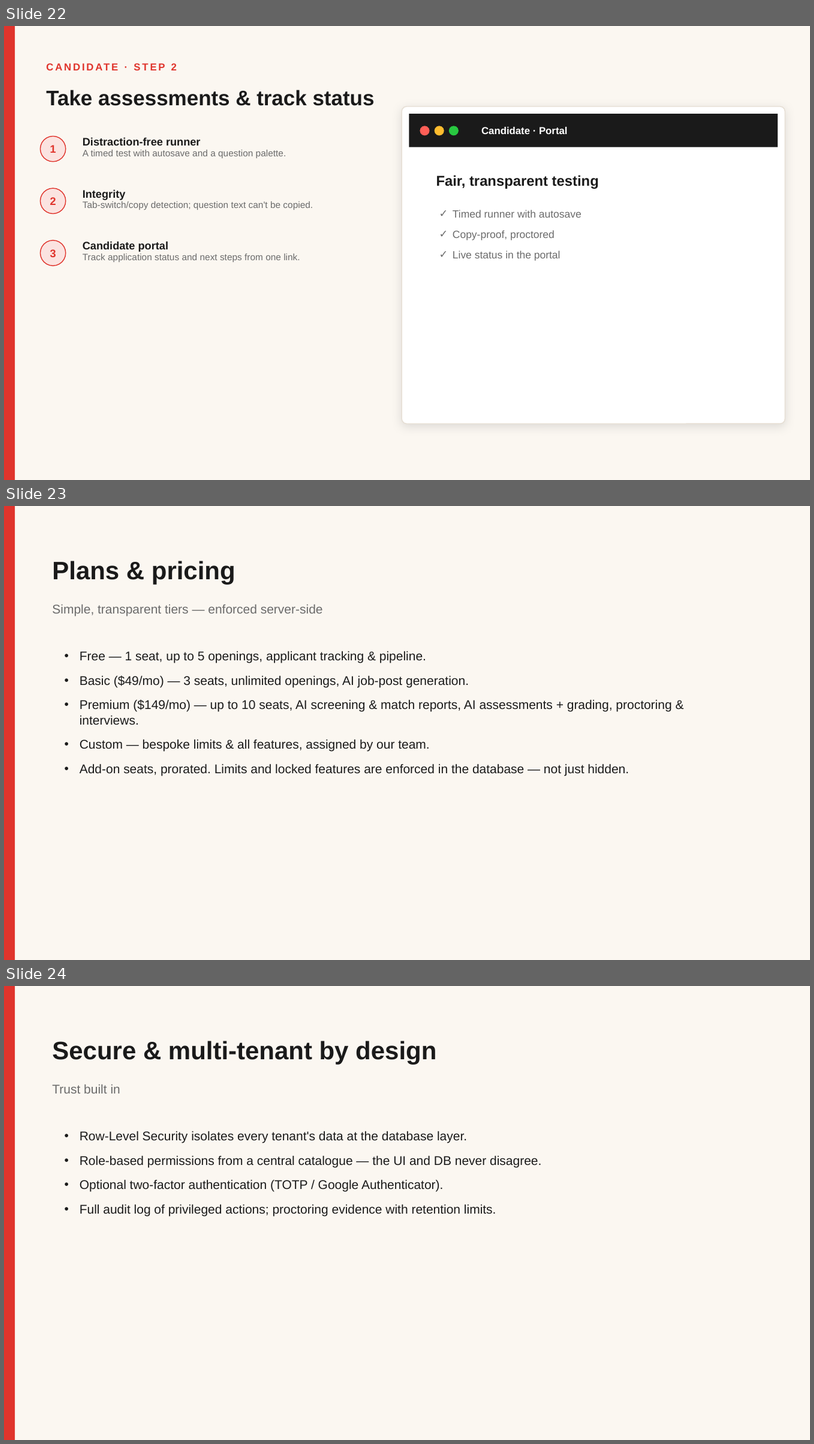
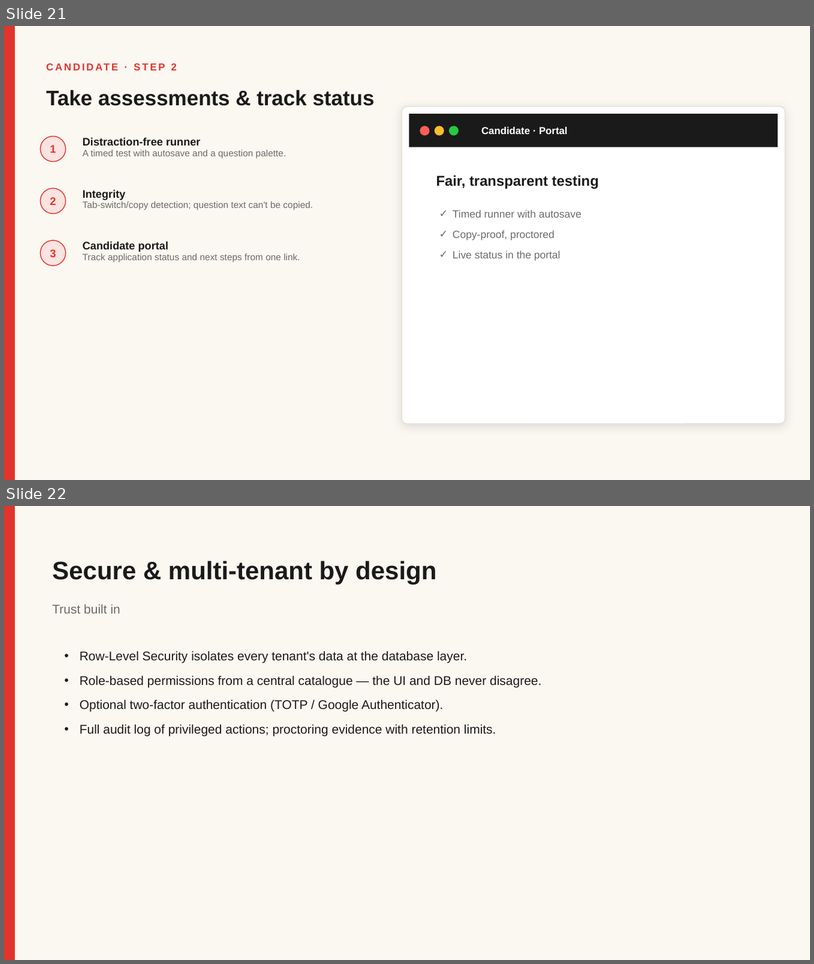
Before and after one commit to AnasAnwaar/HireLane-ATS, a slide deck: HireLane-Pitch.pptx. Shown one above the other, each under a label of ours: slides 22, 23 and 24 before the commit, slides 21 and 22 after it. The pictures are 814x1444 and 814x964 pixels, drawn with LibreOffice and Linux fonts; fonts in the diff are those of the drawing. Boxes give left, top, right and bottom in pixels: in the first picture for what was removed or moved away, otherwise in the second. Text is boxed around its words. In the diff, an @@ line names an element or a change of style, - is before the commit and + after.

Commit message:
docs: pitch deck — real HireLane logo on title, drop pricing slide

```diff
--- a/HireLane-Pitch.pptx
+++ b/HireLane-Pitch.pptx
@@ slide 23 removed at bbox=[4, 506, 810, 960], background #FBF7F1 @@
@@ rectangle removed at bbox=[4, 506, 15, 960] @@
@@ text removed at bbox=[52, 561, 236, 585] @@
-Plans & pricing
@@ text removed at bbox=[52, 604, 323, 616] @@
-Simple, transparent tiers — enforced server-side
@@ text removed at bbox=[80, 651, 672, 775] @@
-• Free — 1 seat, up to 5 openings, applicant tracking & pipeline.
-• Basic ($49/mo) — 3 seats, unlimited openings, AI job-post generation.
-• Premium ($149/mo) — up to 10 seats, AI screening & match reports, AI assessments + grading, proctoring & interviews.
-• Custom — bespoke limits & all features, assigned by our team.
-• Add-on seats, prorated. Limits and locked features are enforced in the database — not just hidden.
@@ what was slide 22 is now slide 21 @@
@@ what was slide 24 is now slide 22 @@
```
Also in this commit, not shown: 2 slides changed, 1 other slide removed, 1 other file.
